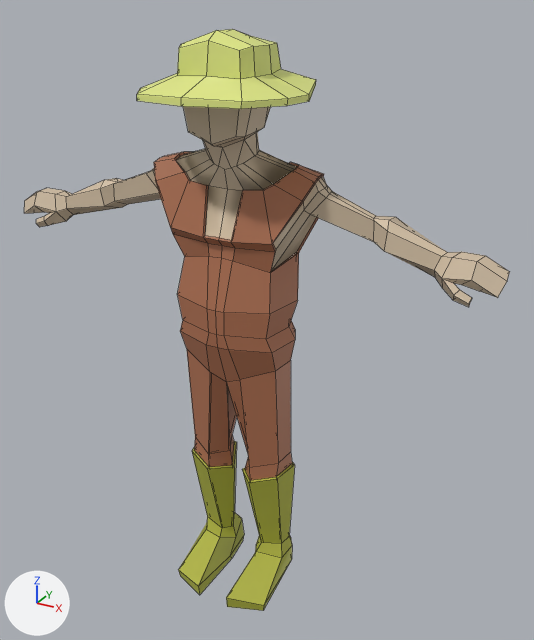
An edit to the FBX model Assets/Imports/Models/Reworked/zombie_male_idle.fbx, drawn before and after from the same camera.
Both versions are drawn from a camera (50 mm lens) standing at (1.27, -2.07, 2.19) and looking at (0.09, 0.09, 1.11). Arrows for +X, +Y and +Z are at lower left; the lights stay in place. Mesh edges are drawn as thin lines. Where no turn or scale is listed for an object, it has been applied to the vertices. Vertices at the same position are counted once.

In view in the first picture: 'Body'.
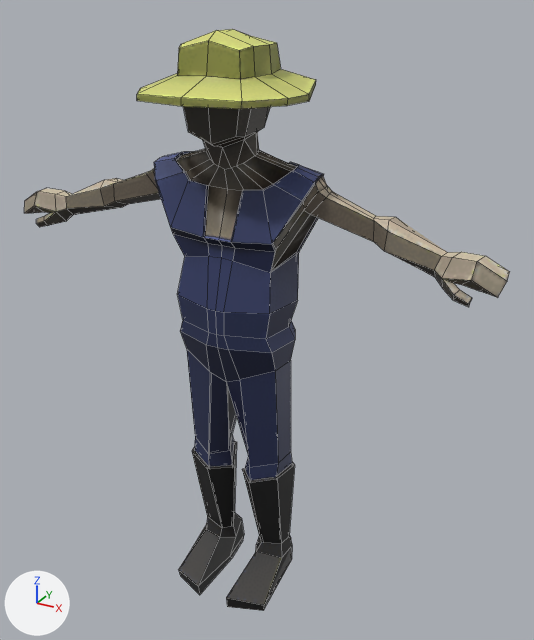
Pixel boxes (x1, y1, x2, y2) of what changed, in the pictures (534 x 640 px):
'Body', surface changed, recoloured: (24, 31, 510, 611) in both
part 1 of me_skin_006, recoloured (brown to blue): (154, 152, 324, 480) in both
part 2 of me_skin_006, recoloured (yellow to grey): (179, 441, 295, 611) in both
part 3 of me_skin_006, recoloured: (137, 29, 316, 109) in both

Patch to the scene script:
```diff
--- a/Assets/Imports/Models/Reworked/zombie_male_idle.fbx.py
+++ b/Assets/Imports/Models/Reworked/zombie_male_idle.fbx.py
@@ img_zombie_male_1_mat_png @@
+img_zombie_male_1_mat_png = load_image('zombie_male_1_mat.png', '../../Materials/zombie_male_1_mat.png', 640, 640, 'sRGB')
@@ mat_skin @@
 mat_skin = principled_material('Skin')
-mat_skin.base_color = (0.655, 0.525, 0.376)  # beige #d4c0a5
+mat_skin.texture = img_zombie_male_1_mat_png
@@ me_skin_006 @@
 me_skin_006.from_pydata(...)  # 654 vertices, 689 faces; spans x -0.92..0.92, y -0.27..0.27, z -0.02..2.09
 # used by ob_body; location = (0.0, 0.0, 0.0)
+# me_skin_006 part 1: all 190 faces that had it switch from mat_overall (brown #ae7051) to mat_skin (picture img_zombie_male_1_mat_png)
+# me_skin_006 part 2: all 64 faces that had it switch from mat_boots (yellow #b3b742) to mat_skin (picture img_zombie_male_1_mat_png)
+# me_skin_006 part 3: all 72 faces that had it switch from mat_hat (yellow #dfe784) to mat_skin (picture img_zombie_male_1_mat_png)
```
